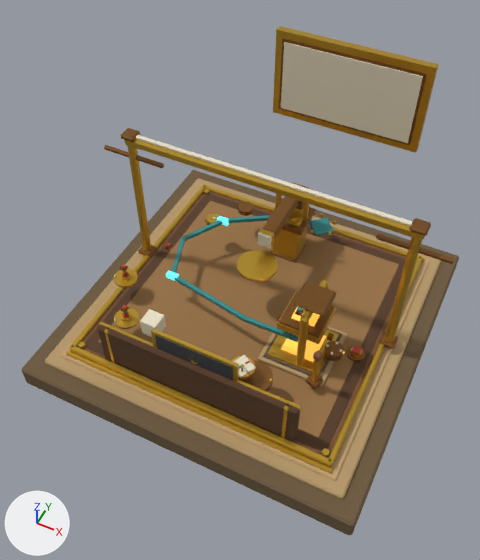
The Blender file blends/props/observatory_platform.blend as it was, and as the next commit left it.
The view is the same before and after, from a camera (50 mm lens) standing at (3.3, -7.29, 9.63) and looking at (-0.24, -0.2, 0.77). Arrows for +X, +Y and +Z are at lower left; the lights stay in place. The first picture is the older version.

Names of what the first picture shows: 'InscriptionPlate', 'LcdPanel', 'Mold', 'Pipes', 'Platform', 'PressPlaten', 'ResetButton', 'TelescopeMount', 'VoidWindow' and 16 more.
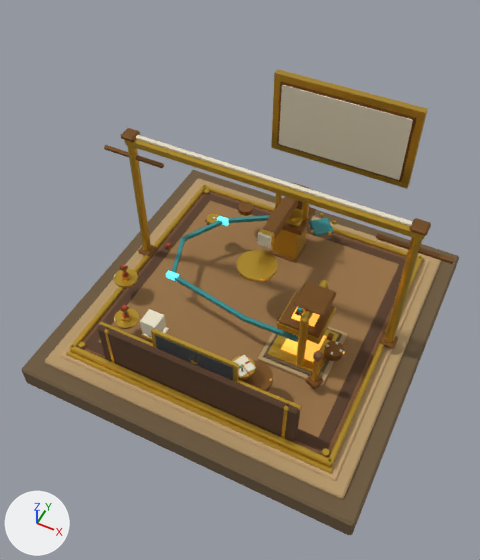
The change in detail:
me_voidwindow is used by ob_voidwindow; location (0.0, 0.0, 0.0).
me_voidwindow had 56 vertices, 42 faces and spanned x -1.6..1.6, y 4.07..4.28, z 1.25..3.15.
me_voidwindow now has 56 vertices, 42 faces and spans x -1.6..1.6, y 4.07..4.28, z 0.3..2.2.
me_voidwindow part 1: the whole mesh is moved by (0.0, 0.0, -0.95).
Mesh me_resetcoverb is new.
It has 48 vertices, 52 faces and spans x -0.18..0.18, y -0.19..0.17, z 0.215..0.265.
It uses material mat_palette_022.
Object 'ResetButton' (ob_resetbutton) is deleted.
Object 'ResetCoverB' (ob_resetcoverb) is new; it shows me_resetcoverb.
Its location is (-1.18, -1.62, 0.12).

Pixel boxes (x1, y1, x2, y2) of what changed, in the pictures (480 x 560 px):
'VoidWindow', moved
    before: (273, 26, 439, 153)
    after: (271, 69, 428, 188)
'ResetButton', deleted
    before: (347, 345, 365, 362)
'ResetCoverB', added
    after: (141, 327, 169, 341)
